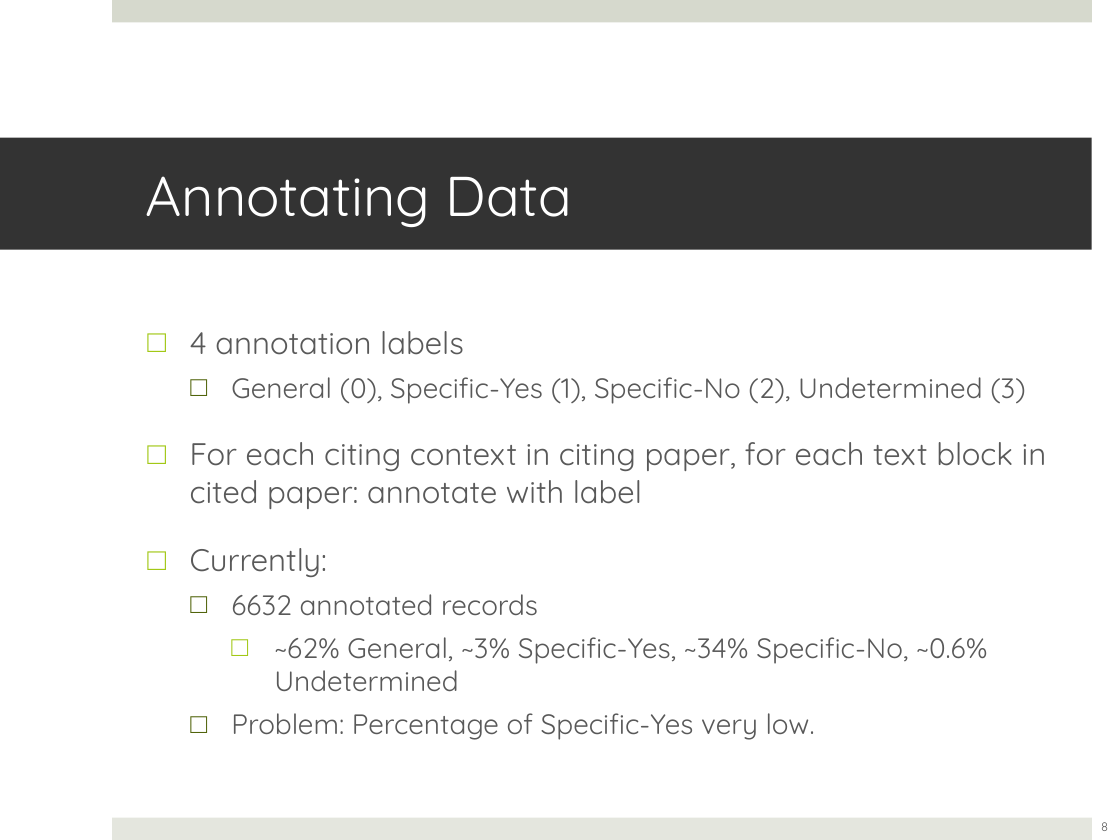
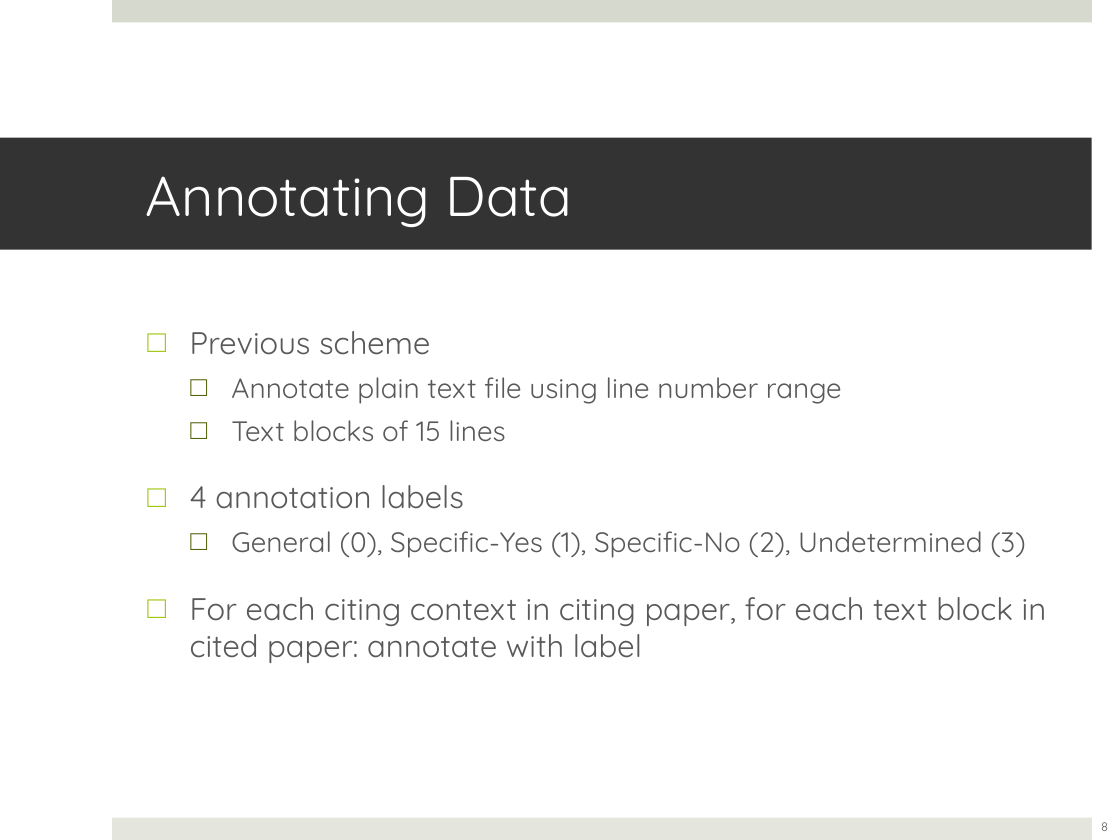
Before and after one commit to lwheng/fyp, a slide deck: slide 8 of presentation/fypupdate-2012-09-28.ppt. Drawn at 1120x840 pixels with LibreOffice and Linux fonts; fonts in the diff are those of the drawing. Boxes give left, top, right and bottom in pixels: in the first picture for what was removed or moved away, otherwise in the second. Text is boxed around its words. In the diff, an @@ line names an element or a change of style, - is before the commit and + after.

```diff
--- a/presentation/fypupdate-2012-09-28.ppt
+++ b/presentation/fypupdate-2012-09-28.ppt
@@ text at <box>190,331,842,442</box>: paragraphs added @@
+□ Previous scheme
+  □ Annotate plain text file using line number range
+  □ Text blocks of 15 lines
@@ text at <box>190,548,987,740</box>: paragraphs removed @@
-□ Currently:
-  □ 6632 annotated records
-    □ ~62% General, ~3% Specific-Yes, ~34% Specific-No, ~0.6% Undetermined
-  □ Problem: Percentage of Specific-Yes very low.
```
Also in this commit, not shown: 5 other slides changed, 2 slides added, 5 other files.
